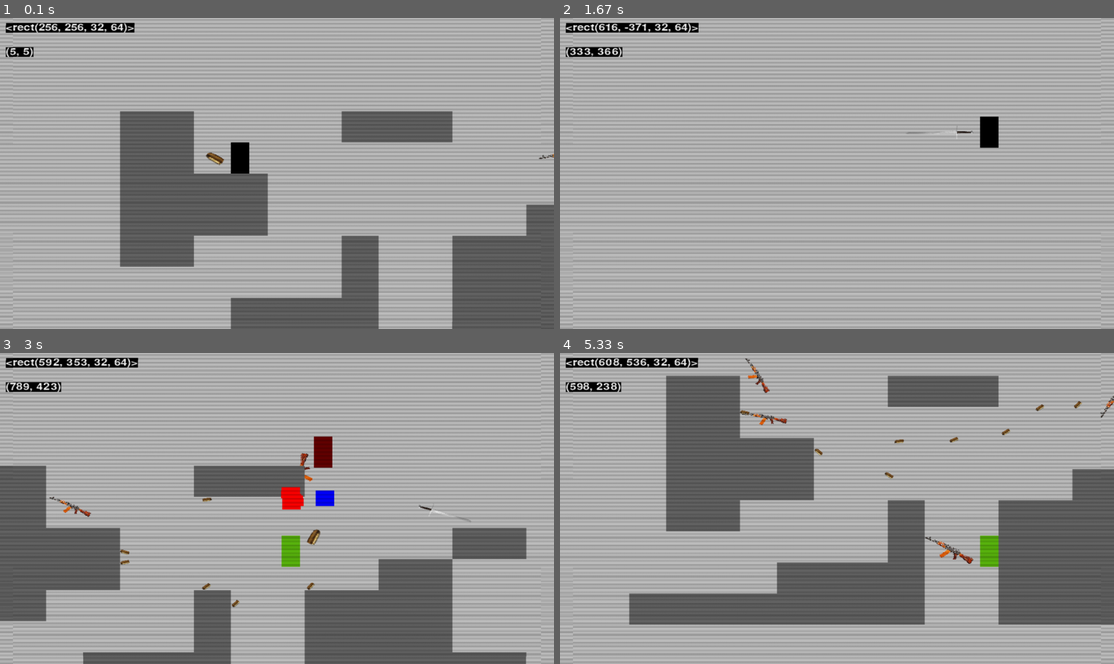
Above: before the commit, frames 1-4 (two rows, left to right).
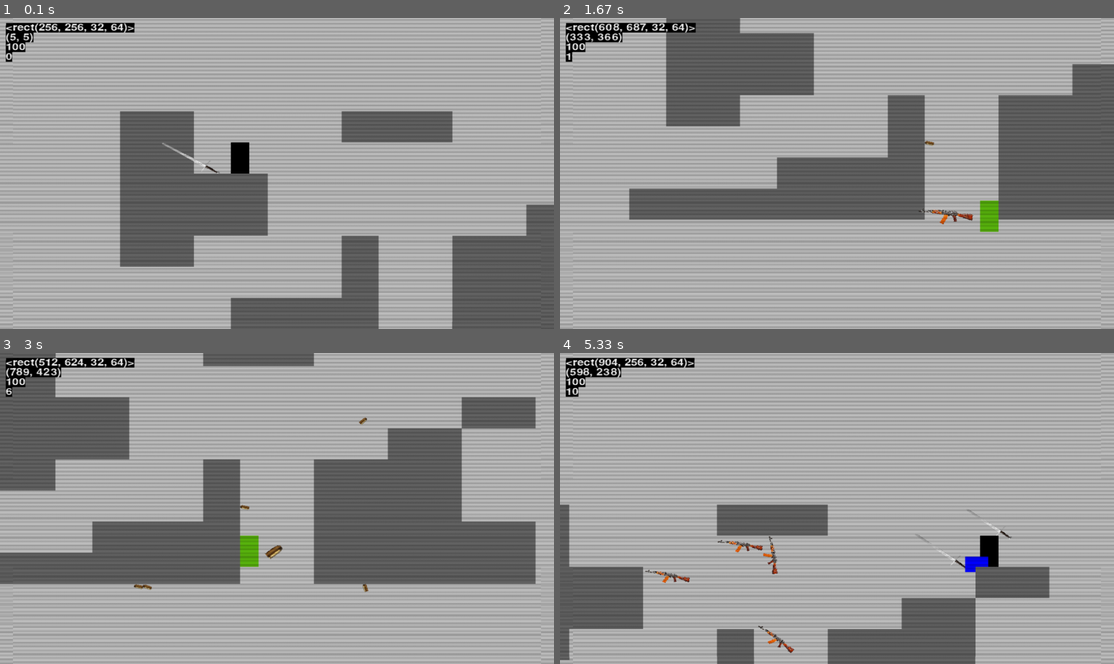
Above: after the commit, the same moments.

Repository: JingShing-Game-prototype/2D-Platformer-Pygame-shooter
Game: pygame game, started from script/main.py
Two runs of this game, one before a commit and one after it. Both use one fixed random seed, a clock stepped at 60 frames per second and the inputs below.
Inputs (mouse positions are in pixels of both pictures, inside the frame that each line leads up to):
- Up to frame 1 (0.1 s): no input
- Up to frame 2 (1.67 s): tap F at 0.33, 0.73, 1.03, 1.23, 1.53 s; hold E 0.67-1.13 s; hold Right 0.67-1.13 s; move the mouse to (1014, 164) at 0.7 s; hold Right 1.17-1.63 s; move the mouse to (704, 176) at 1.2 s; tap E at 1.32 s
- Up to frame 3 (3 s): hold Right 1.67-2.13 s; move the mouse to (105, 461) at 1.7 s; tap F at 1.73, 2.03, 2.23, 2.53, 2.8 s; hold Left 2.17-2.7 s; move the mouse to (360, 399) at 2.2 s; tap Space at 2.32 s; hold Left from 2.73 s (still down); move the mouse to (343, 536) at 2.77 s; tap E at 2.88 s
- Up to frame 4 (5.33 s): tap F at 3.1, 3.23, 3.53, 3.9, 4.2, 4.4, 4.7, 4.9, 5.2 s; release Left at 3.13 s; hold Right 3.17-3.8 s; move the mouse to (848, 402) at 3.2 s; hold Left 3.83-4.3 s; move the mouse to (637, 499) at 3.87 s; tap Space at 3.98 s; hold Right 4.33-4.8 s; move the mouse to (842, 539) at 4.37 s; tap E at 4.48 s; hold Right 4.83-5.3 s; move the mouse to (820, 455) at 4.87 s

The runs differ from the first frame. In frame 1, 0.5% of the frame differs, in the area x 1-100%, y 4-50%; in frame 2, 28%; in frame 3, 42%, in the area x 0-97%, y 0-100%; in frame 4, 41%.

Commit message:
Add files via upload

Diff:
--- a/script/bullet.py
+++ b/script/bullet.py
@@ -1,12 +1,13 @@
 import pygame
-from settings import screen_height, screen_width, resource_path
+from settings import map_height, map_width, resource_path
 import numpy
 import os
 
 class Bullet(pygame.sprite.Sprite):
-    def __init__(self, pos, groups, obstacle_sprites, type='ak74', direction=pygame.math.Vector2(0, 0), speed = 0.1, create_blood_effect=None, user=None):
+    def __init__(self, pos, groups, obstacle_sprites, type='ak74', direction=pygame.math.Vector2(0, 0), speed = 0.1, create_blood_effect=None, user=None, across_wall=False):
         super().__init__(groups)
         self.object_type = 'bullet'
+        self.across_wall = across_wall
         self.type = type
         self.user = user
         self.obstacle_sprites = obstacle_sprites
@@ -20,7 +21,7 @@
 
         # bullet damage and health
         self.health = 10
-        self.damage = 1
+        self.damage = 3
 
     def get_self_type_info(self):
         if os.path.exists('assets/graphics/weapon/' + self.type + '.png'):
@@ -97,7 +98,7 @@
                     if sprite.user != self.user:
                         if sprite.direction.magnitude() != 0:
                             self.touch_target(sprite)
-            else:
+            elif not self.across_wall:
                 if direction == 'horizontal':
                     if sprite.rect.colliderect(self.rect):
                         if self.direction.x < 0:
@@ -124,5 +125,16 @@
         self.rect.y += self.direction.y * self.speed
         self.object_movement_collision(direction='vertical')
 
+    def out_border(self):
+        if self.rect.y < -100 and self.direction.y < 0:
+            self.rect.y = map_height
+        elif self.rect.y > map_height + 100:
+            self.rect.y -= 1000
+        if self.rect.x < -200:
+            self.rect.x = map_width
+        elif self.rect.x > map_width + 200:
+            self.rect.x = 0
+
     def update(self):
         self.move()
+        self.out_border()
--- a/script/enemy.py
+++ b/script/enemy.py
@@ -1,6 +1,5 @@
 import pygame
 from entity import Entity
-from settings import screen_width
 
 class Enemy(Entity):
     def __init__(self, pos, groups, obstacle_sprites, create_jump_or_run_particles, create_bullet, target, create_weapon):
@@ -23,7 +22,7 @@
         # bullet
         self.defense = False
         self.create_weapon = create_weapon
-        self.weapon = self.create_weapon(user=self, target=self.target)
+        self.weapon = self.create_weapon(user=self, target=self.target, type = self.weapon_type)
         self.attack_mode = 'range' # range or melee
 
     def animate(self):
@@ -75,13 +74,6 @@
         else:
             self.direction.x = 0
 
-        # if out window then kill
-        if self.rect.centery > screen_width:
-            self.direction.y = 0
-            self.rect.y -= 1000
-        # if not self.on_ground:
-        #     self.jump()
-
     def update(self):
         self.common_cooldown()
         self.get_status()
--- a/script/entity.py
+++ b/script/entity.py
@@ -1,6 +1,6 @@
 import pygame
 from random import randint
-from settings import weapon_bullet_type, resource_path
+from settings import weapon_bullet_type, resource_path, map_width, map_height
 
 class Entity(pygame.sprite.Sprite):
     def __init__(self, groups):
@@ -10,6 +10,9 @@
         self.animation_speed = 0.15
 
         # status
+        self.invinsible = False
+        self.invinsible_time = None
+        self.invinsible_duration = 500
         self.health = 100
         self.status = 'idle'
         self.crouch = False
@@ -44,10 +47,16 @@
         self.shoot_se = pygame.mixer.Sound(resource_path('assets\\audio\SE\Gunshot_SE.mp3'))
         self.shoot_se.set_volume(0.01)
 
+        # weapon
+        self.weapon_index = 0
+        self.weapon_list = ['ak74', 'bullet', 'sword', 'shield']
+        self.weapon_type = self.weapon_list[self.weapon_index]
+
         # melee attack
         self.can_melee = True
         self.melee_attack_time = None
-        self.melee_attack_cd = 500
+        self.or_melee_attack_cd = 500
+        self.melee_attack_cd = self.or_melee_attack_cd
 
     def run_dust_animation(self):
         if self.status == 'run' and self.on_ground:
@@ -91,14 +100,16 @@
             if not pos:
                 pos = pygame.math.Vector2()
 
-            if self.weapon.type in weapon_bullet_type:
-                bullet_type = weapon_bullet_type[self.weapon.type]
-            else:
-                bullet_type = None
-
-            for i in range(self.shoot_times):
+            for _ in range(self.shoot_times):
+                # If i > 1 it would be like a shotgun
                 direction = pygame.math.Vector2(x, y + randint(-self.aim_rate, self.aim_rate))
-                self.create_bullet(pos=pos, direction = direction, speed = self.bullet_speed, user=self, type = bullet_type)
+                if self.weapon.type in weapon_bullet_type:
+                    across_wall = weapon_bullet_type[self.weapon.type]['across_wall']
+                    bullet_type_name = weapon_bullet_type[self.weapon.type]['name']
+                else:
+                    across_wall = False
+                    bullet_type_name = 'bullet'
+                self.create_bullet(pos=pos, direction = direction, speed = self.bullet_speed, user=self, type = bullet_type_name, across_wall=across_wall)
 
             self.shoot_time = pygame.time.get_ticks()
             self.can_shoot = False
@@ -121,17 +132,25 @@
     def jump(self):
         self.direction.y = self.jump_speed
 
-    def debug_show_can_jump(self):
-        if self.on_ground:
-            self.image.fill('green')
-        else:
-            self.image.fill('red')
-
     def move(self):
         self.rect.x += self.direction.x * self.speed
         self.collision('horizontal')
         self.apply_gravity()
         self.collision('vertical')
+        self.over_border()
+
+    def over_border(self):
+        # if out map it's a loop
+        if self.rect.y < -100 and self.direction.y < 0:
+            self.rect.y = 0
+            self.direction.y = 0
+        elif self.rect.y > map_height + 200:
+            self.rect.y -= 1000
+            self.direction.y = 0
+        if self.rect.x > map_width + 500:
+            self.rect.x = 0
+        elif self.rect.x < 0 - 500:
+            self.rect.x = map_width
 
     def collision(self, direction):
         for sprite in self.obstacle_sprites:
@@ -183,9 +202,17 @@
         if not self.can_melee:
             if now - self.melee_attack_time > self.melee_attack_cd:
                 self.can_melee = True
+        if self.invinsible:
+            if now - self.invinsible_time > self.invinsible_duration:
+                self.invinsible = False
+
 
     def get_damage(self, value):
-        self.health -= value
-        if self.health <= 0:
-            self.kill()
-            self.weapon.kill()
+        if not self.invinsible:
+            self.health -= value
+            if self.health <= 0:
+                self.kill()
+                self.weapon.kill()
+            else:
+                self.invinsible = True
+                self.invinsible_time = pygame.time.get_ticks()
--- a/script/level.py
+++ b/script/level.py
@@ -1,7 +1,7 @@
 import pygame
 from tiles import Tile
 from player import Player
-from settings import tile_size, screen_width, screen_height
+from settings import tile_size
 from particles import ParticleEffect
 from bullet import Bullet
 from weapon import Weapon
@@ -33,6 +33,7 @@
         self.setup_level(self.level_data)
 
         # bullet
+        self.max_bullet_in_map = 100
         self.bullet_far_kill_range = 800
 
     def create_jump_or_run_particles(self, pos, type='run'):
@@ -42,7 +43,7 @@
             pos -= pygame.math.Vector2(-10, 5)
         ParticleEffect(pos, [self.visible_sprites, self.dust_sprite], type)
 
-    def create_bullet(self, pos=pygame.math.Vector2(), type=None, direction=pygame.math.Vector2(0, 0), speed = 0.1, user=None):
+    def create_bullet(self, pos=pygame.math.Vector2(), type=None, direction=pygame.math.Vector2(0, 0), speed = 0.1, user=None, across_wall=False):
         if user:
             if not user.flip:
                 pos -= pygame.math.Vector2(10, 5)
@@ -57,7 +58,8 @@
                         direction,
                         speed,
                         self.create_blood_effect,
-                        user)
+                        user,
+                        across_wall)
         else:
             Bullet(pos, [self.visible_sprites,
                         self.bullet_sprite,
@@ -66,8 +68,8 @@
                         direction = direction,
                         speed = speed,
                         create_blood_effect = self.create_blood_effect,
-                        user=user)
-
+                        user=user,
+                        across_wall=across_wall)
 
     def create_blood_effect(self, pos, type='blood'):
         ParticleEffect(pos, [self.visible_sprites, self.dust_sprite], type)
@@ -85,6 +87,14 @@
                 if len(self.bullet_sprite.sprites())<=amount:
                     break
                 if math.sqrt((sprite.rect.x - self.player.sprite.rect.x)**2 + (sprite.rect.y - self.player.sprite.rect.y)**2) > self.bullet_far_kill_range:
+                    sprite.kill()
+
+    def stop_bullets_kill(self, amount = 10):
+        if len(self.bullet_sprite.sprites())>amount:
+            for sprite in self.bullet_sprite.sprites():
+                if len(self.bullet_sprite.sprites())<=amount:
+                    break
+                if sprite.direction.magnitude() == 0:
                     sprite.kill()
 
     def get_player_on_ground(self):
@@ -168,26 +178,12 @@
         if not self.player.sprite:
             self.setup_level(self.level_data, True) # keep body
 
-    def player_over_ground(self):
-        if self.player.sprite:
-            if self.player.sprite.rect.centery > self.display_surface.get_height():
-                self.player.sprite.direction.y = 0
-                self.player.sprite.rect.y -= 1000
-                # self.setup_level(self.level_data) # keep body
-
-            # X border
-            # if self.player.sprite.rect.centerx > self.display_surface.get_width() * 2:
-            #     self.player.sprite.direction.x = 0
-            #     self.player.sprite.rect.x = self.display_surface.get_width()
-            # if self.player.sprite.rect.centerx < -100:
-            #     self.player.sprite.direction.x = 0
-            #     self.player.sprite.rect.x = 0
-
     def run(self):
         # self.less_bullet()
         self.no_player()
-        self.less_bullet(50)
-        self.far_bullets_kill(0)
+        self.less_bullet(self.max_bullet_in_map)
+        self.stop_bullets_kill(10)
+        # self.far_bullets_kill(10)
         if self.player.sprite:
             self.visible_sprites.custom_draw(self.player.sprite)
         else:
@@ -195,11 +191,12 @@
         self.visible_sprites.update()
         self.get_player_on_ground()
         self.create_landing_dust()
-        self.player_over_ground()
 
         if self.player.sprite:
             debug(str(self.player.sprite.rect))
-            debug(str(pygame.mouse.get_pos()), 10, 60)
+            debug(str(pygame.mouse.get_pos()), 10, 30)
+            debug(str(self.player.sprite.health), 10, 50)
+            debug(str(len(self.bullet_sprite)), 10, 70)
 
 from settings import screen, screen_height, screen_width
 class YSortCameraGroup(pygame.sprite.Group):
--- a/script/main.py
+++ b/script/main.py
@@ -7,11 +7,18 @@
 pygame.display.set_icon(pygame.image.load(resource_path('assets\icon\icon.png')).convert_alpha())
 pygame.display.set_caption('Gun Fight')
 clock = pygame.time.Clock()
-level = Level(level_data=level_map, surface=screen)
+level = Level(level_data=no_enemy_level_map, surface=screen)
+
+def dynamic_bullet_amount():
+    if clock.get_fps() < 40 and level.max_bullet_in_map > 100:
+        level.max_bullet_in_map -= 10
+    else:
+        level.max_bullet_in_map = 300
 
 while True:
     for event in pygame.event.get():
         pygame.display.set_caption('Gun Fight' + ' : ' + str(round(clock.get_fps(), 1)))
+        dynamic_bullet_amount()
         if event.type == pygame.QUIT:
             pygame.quit()
             sys.exit()
--- a/script/player.py
+++ b/script/player.py
@@ -21,12 +21,11 @@
         # player movement
         self.obstacle_sprites = obstacle_sprites
 
-        # bullet
+        # weapon
         self.can_switch_weapon = True
         self.switch_weapon_time = None
         self.switch_weapon_cd = 500
-        self.weapon_index = 0
-        self.weapon_list = ['bullet', 'ak74', 'sword']
+        self.weapon_index = 2
         self.create_weapon = create_weapon
         self.weapon = self.create_weapon(user=self, type=self.weapon_list[self.weapon_index])
 
@@ -94,13 +93,19 @@
         if mouse[2]:
             self.melee_attack()
         elif keys[pygame.K_e]:
-            self.switch_weapon()
+            self.switch_weapon('next')
+        elif keys[pygame.K_q]:
+            self.switch_weapon('before')
 
-    def switch_weapon(self):
+    def switch_weapon(self, which='next'):
         if self.weapon and self.can_switch_weapon:
             self.can_switch_weapon = False
             self.switch_weapon_time = pygame.time.get_ticks()
-            self.weapon_index = (self.weapon_index + 1) % len(self.weapon_list)
+            if which == 'next':
+                self.weapon_index = (self.weapon_index + 1) % len(self.weapon_list)
+            elif which == 'before':
+                self.weapon_index = (self.weapon_index + len(self.weapon_list) - 1) % len(self.weapon_list)
+            self.weapon_type = self.weapon_list[self.weapon_index]
             self.weapon.__init__(user=self.weapon.user, obstacle_sprite = self.weapon.obstacle_sprite, groups=self.weapon.sprite_groups, target=self.weapon.target, type=self.weapon_list[self.weapon_index], create_blood_effect=self.weapon.create_blood_effect)
 
     def cooldown(self):
--- a/script/settings.py
+++ b/script/settings.py
@@ -10,6 +10,25 @@
 
 pygame.init()
 
+def get_map_width_and_height(map, tile_size):
+	map_width = len(map[0])*tile_size
+	map_height = len(map) * tile_size
+	return map_width, map_height
+
+
+no_enemy_level_map = [
+'                            ',
+'                            ',
+'                            ',
+' XX    XXX            XX    ',
+' XX P                       ',
+' XXXX         XX         XX ',
+' XXXX       XX              ',
+' XX    X  XXXX    XX  XX    ',
+'       X  XXXX    XX  XXX   ',
+'    XXXX  XXXXXX  XX  XXXX  ',
+'XXXXXXXX  XXXXXX  XX  XXXX  ']
+
 level_map = [
 '                            ',
 '                            ',
@@ -17,17 +36,16 @@
 ' XX    XXX            XX    ',
 ' XX P         N             ',
 ' XXXX         XX         XX ',
-' XXXX       XX              ',
+' XXXX      NXX              ',
 ' XX    X  XXXX    XX  XX    ',
 '       X  XXXX    XX  XXX   ',
 '    XXXX  XXXXXX  XX  XXXX  ',
 'XXXXXXXX  XXXXXX  XX  XXXX  ']
 
 tile_size = 64
-# screen_width = 1200
-# screen_height = len(level_map) * tile_size
 screen_width = 64*15
 screen_height = 640
+map_width, map_height = get_map_width_and_height(level_map, tile_size)
 
 VIRTUAL_RES = (screen_width, screen_height)
 REAL_RES = (1280, 720)
@@ -38,13 +56,14 @@
 crt_shader = Graphic_engine(screen=screen, style=2, VIRTUAL_RES=VIRTUAL_RES)
 
 weapon_bullet_type = {
-	'ak74':'bullet',
-	'bullet':'ak74',
-	'sword':'sword',
+	'ak74':{'name':'bullet', 'across_wall':False},
+	'bullet':{'name':'ak74', 'across_wall':False},
+	'sword':{'name':'sword', 'across_wall':True},
 }
 
 weapon_data = {
-	'ak74':{'size':(96, 32), 'melee_angle_speed':5, 'melee_attack_cd':500, 'melee_attack_direction':1},
-	'bullet':{'size':(32, 16), 'melee_angle_speed':5, 'melee_attack_cd':500, 'melee_attack_direction':1},
+	'ak74':{'size':(96, 32)},
+	'bullet':{'size':(32, 16)},
 	'sword':{'size':(120, 30), 'melee_angle_speed':10, 'melee_attack_cd':5, 'melee_attack_direction':1},
+	'shield':{'size':(120, 120)},
 }
--- a/script/weapon.py
+++ b/script/weapon.py
@@ -14,12 +14,18 @@
         self.attack_type = 'ranged'
         self.user = user
 
+        # attack mode
+        self.can_melee_attack = True
+        self.can_range_attack = True
+
         # melee part
         self.melee_attack = False
-        self.melee_damage = 3
-        self.melee_attack_direction = 1
+        self.melee_damage = 5
+        self.or_melee_attack_direction = 1
+        self.melee_attack_direction = self.or_melee_attack_direction
         # 1 means counter clockwise, -1 means clockwise
-        self.melee_angle_speed = 5
+        self.or_melee_angle_speed = 5
+        self.melee_angle_speed = self.or_melee_angle_speed
         # melee attack speed
         self.melee_angle = 0
         # count melee ratate angle
@@ -47,18 +53,18 @@
         if 'melee_angle_speed' in weapon_data[self.type]:
             self.melee_angle_speed = weapon_data[self.type]['melee_angle_speed']
         else:
-            self.melee_angle_speed = 5
+            self.melee_angle_speed = self.or_melee_angle_speed
         if 'melee_attack_cd' in weapon_data[self.type]:
             self.user.melee_attack_cd = weapon_data[self.type]['melee_attack_cd']
         else:
-            self.user.melee_attack_cd = 500
+            self.user.melee_attack_cd = self.user.or_melee_attack_cd
         if 'melee_attack_direction' in weapon_data[self.type]:
             self.melee_attack_direction = weapon_data[self.type]['melee_attack_direction']
         else:
-            self.melee_attack_direction = 1
-
+            self.melee_attack_direction = self.or_melee_attack_direction
 
     def adjust_pos(self):
+        # get angle rotate and image pos
         if self.user.object_type == 'player':
             mouse_pos = pygame.mouse.get_pos()
             user_pos = self.user.offset_pos
@@ -73,6 +79,7 @@
                 y = target_pos[1] - user_pos[1]
 
         self.user.flip = True if x < 0 else False
+        angle = 0
         if x!=0 and y!=0:
             angle = numpy.arctan(y/x) * 180 / 3.14
             if self.user.using_weapon:
@@ -89,21 +96,19 @@
         self.angle = angle
         self.image = pygame.transform.rotate(self.or_image, angle)
 
-        x_offset, y_offset = self.multi_direction_spot_offset('gun')
-
         # hold gun pos
-        if self.user.flip:
-            self.image = pygame.transform.flip(self.image, True, False)
-            self.rect = self.image.get_rect(midright=self.user.rect.midleft + pygame.math.Vector2(-self.hold_legth - x_offset, y_offset))
-        else:
-            self.rect = self.image.get_rect(midleft=self.user.rect.midright + pygame.math.Vector2(self.hold_legth + x_offset, y_offset))
+        self.hold_gun_pos_get()
 
         # gun shot point
         x_bonus, y_bonus, gun_shot_x_rate, gun_shot_y_rate = self.get_gun_shot_point_pos_offset(x, y)
-        self.gun_shot_pos = self.rect.center + pygame.math.Vector2(-self.image.get_width()/2 * gun_shot_x_rate + x_bonus, -self.image.get_height()/2 * gun_shot_y_rate + y_bonus)
-
-        # self.gun_shot_pos = self.rect.center - 3 * pygame.math.Vector2(-self.image.get_width()/2 * gun_shot_x_rate + x_bonus, -self.image.get_height()/2 * gun_shot_y_rate + y_bonus)
+
+        if self.type == 'sword':
         # shoot from back
+            self.gun_shot_pos = self.rect.center - 3 * pygame.math.Vector2(-self.image.get_width()/2 * gun_shot_x_rate + x_bonus, -self.image.get_height()/2 * gun_shot_y_rate + y_bonus + randint(-30, 30))
+        else:
+        # shoot from gun shot
+            self.gun_shot_pos = self.rect.center + pygame.math.Vector2(-self.image.get_width()/2 * gun_shot_x_rate + x_bonus, -self.image.get_height()/2 * gun_shot_y_rate + y_bonus)
+
     def get_gun_shot_point_pos_offset(self, x, y):
         # gun shot point pos
         if self.user.flip:
@@ -127,6 +132,16 @@
             y_bonus = 0
         return x_bonus, y_bonus, gun_shot_x_rate, gun_shot_y_rate
 
+    def hold_gun_pos_get(self):
+        # hold gun pos
+        x_offset, y_offset = self.multi_direction_spot_offset('gun')
+
+        # hold gun pos
+        if self.user.flip:
+            self.image = pygame.transform.flip(self.image, True, False)
+            self.rect = self.image.get_rect(midright=self.user.rect.midleft + pygame.math.Vector2(-self.hold_legth - x_offset, y_offset))
+        else:
+            self.rect = self.image.get_rect(midleft=self.user.rect.midright + pygame.math.Vector2(self.hold_legth + x_offset, y_offset))
 
     def multi_direction_spot_offset(self, mode='gun'):
         # multi angle fixed
@@ -138,6 +153,9 @@
             elif self.angle > 50:
                 y_offset = -30
                 x_offset = 10
+            elif self.angle < -85:
+                y_offset = 0
+                x_offset = -30
             elif self.angle < -80:
                 # down pos
                 y_offset = 20
@@ -155,21 +173,32 @@
                 y_offset = 0
                 x_offset = 10
         elif mode == 'melee':
-            if self.angle > 50:
-                y_offset = -40
-                x_offset = -20
-            elif self.angle > 30:
+            if self.angle > 70:
                 # up pos
-                y_offset = -50
-                x_offset = 0
-            elif self.angle < 0:
+                y_offset = -30
+                x_offset = -30
+            elif self.angle > 50:
+                y_offset = -30
+                x_offset = 10
+            elif self.angle < -85:
+                y_offset = 0
+                x_offset = -30
+            elif self.angle < -80:
+                # down pos
+                y_offset = 20
+                x_offset = -30
+            elif self.angle < -60:
                 # down pos
                 y_offset = 50
-                x_offset = 20
+                x_offset = -10
+            elif self.angle < -30:
+                # down pos
+                y_offset = 20
+                x_offset = 5
             else:
                 # mid pos
                 y_offset = 0
-                x_offset = 30
+                x_offset = 10
 
         return x_offset, y_offset
 
@@ -242,7 +271,21 @@
             else:
                 self.rect = self.image.get_rect(midleft=self.user.rect.center + pygame.math.Vector2(x_offset, y_offset))
 
+    def shield(self):
+        for sprite in self.obstacle_sprite:
+            if sprite == self:
+                pass
+            elif sprite.object_type == self.user.object_type:
+                pass
+            elif sprite.object_type == 'bullet':
+                if sprite.rect.colliderect(self.rect):
+                    if sprite.direction.magnitude() != 0:
+                        sprite.kill()
+
     def update(self):
+        if self.type == 'shield':
+            self.shield()
+            self.adjust_pos()
         if self.melee_attack:
             self.melee_attack_animate()
             self.detect_entity()
